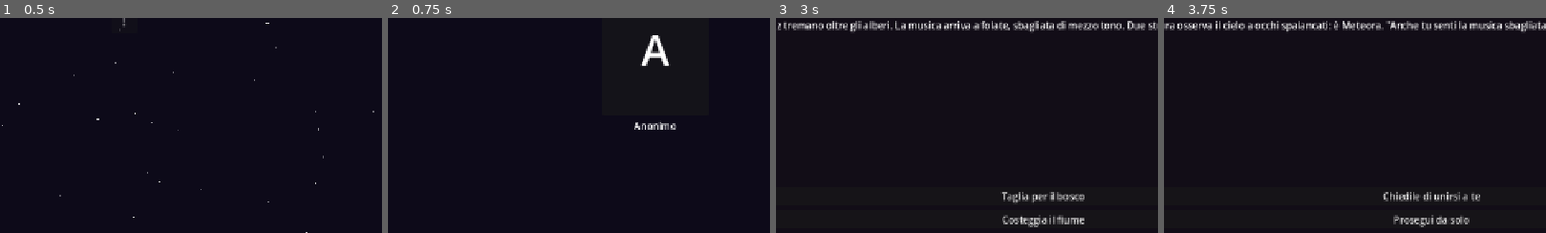
Above: before the commit, frames 1-4 (left to right).
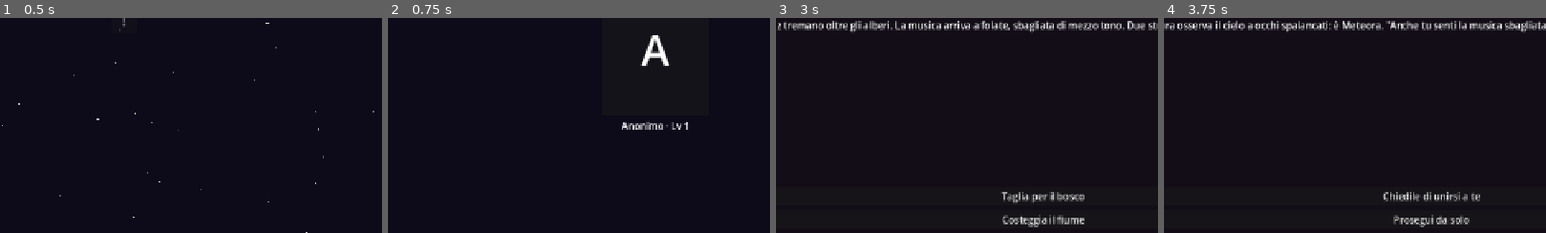
Above: after the commit, the same moments.

Repository: Rio-Chico-Devs/Carnivalz
Game: Godot game, scene res://scenes/Mappa.tscn
Same seed, same stepped clock (60 frames per second), same inputs: the game is played once before the commit and once after it.
Inputs:
- Up to frame 1 (0.5 s): no input
- Up to frame 2 (0.75 s): click "!" at 0.5 s
- Up to frame 3 (3 s): click "Torna alla mappa" at 1.25 s; click "!" at 2 s; click "Inizia il Carnivalz" at 2.75 s
- Up to frame 4 (3.75 s): click "Taglia per il bosco" at 3.5 s
The pictures show only the part of the screen within x 15-65%, y 41-91%; the shares and areas given below are measured in that part.

Frame 1 is identical in both runs. In frame 2, 0.4% of the frame differs, in the area x 61-79%, y 48-52%; in frame 3, less than 0.1%; in frame 4, nothing differs.

Commit message:
Combattimento a turni: velocita', rabbia, livelli
- scenes/Combattimento.tscn + scripts/Combattimento.gd: party e nemici in
  un'unica fila d'iniziativa ordinata per velocita', 1 attacco a testa per
  giro; lo status 'rabbia' (35%, su KO di un alleato) puo' concedere un
  attacco extra nello stesso turno
- Vita minimale: 5 HP, 1 danno; il danno subito dal party cala in
  proporzione al livello come probabilita' di assorbire il colpo
  ((livello-1) x 10%, tetto 50%); vittoria = +1 livello al party
- data/regole.json: tutti i numeri di bilanciamento, zero costanti nel codice
- Effetto 'combatti' sulle scelte (lista nemici + se_vinci/se_perdi),
  nodo 'sconfitta' nella campagna di prova; stat velocita' su classi e
  Imbonitore (velocita' 2: da solo vinci per un soffio, col party comodo)
- Ritratti con livello (menu selezione e lato party in combattimento)
- Tutta la casualita' passa dall'RNG seedato di GameState

Co-Authored-By: Claude Fable 5 <noreply@anthropic.com>
Claude-Session: https://claude.ai/code/session_01AE7uzpDH1Lo1PHb29aXJxZ

Diff:
--- a/data/classes.json
+++ b/data/classes.json
@@ -4,28 +4,32 @@
 		{
 			"id": "anonimo",
 			"nome": "Anonimo",
-			"hp": 22,
+			"hp": 5,
+			"velocita": 3,
 			"abilita": ["anonimato"],
 			"ritratto": "res://art/personaggi/anonimo.png"
 		},
 		{
 			"id": "insonne",
 			"nome": "Insonne",
-			"hp": 20,
+			"hp": 5,
+			"velocita": 4,
 			"abilita": ["veglia", "sesto_senso"],
 			"ritratto": "res://art/personaggi/insonne.png"
 		},
 		{
 			"id": "meteora",
 			"nome": "Meteora",
-			"hp": 16,
+			"hp": 5,
+			"velocita": 5,
 			"abilita": ["volo", "impatto"],
 			"ritratto": "res://art/personaggi/meteora.png"
 		},
 		{
 			"id": "guastatore",
 			"nome": "Guastatore",
-			"hp": 18,
+			"hp": 5,
+			"velocita": 2,
 			"abilita": ["scasso", "trappole"],
 			"ritratto": "res://art/personaggi/guastatore.png"
 		}
--- a/data/events.json
+++ b/data/events.json
@@ -40,7 +40,13 @@
 			"testo": "Al centro della pista, l'Imbonitore ti aspetta a braccia aperte. \"Benvenuto, Anonimo. Ti aspettavamo.\" Il Carnivalz trattiene il fiato.",
 			"centro": "imbonitore",
 			"scelte": [
-				{ "testo": "Affrontalo", "vai": "vittoria" }
+				{ "testo": "Affrontalo", "combatti": ["imbonitore"], "se_vinci": "vittoria", "se_perdi": "sconfitta" }
+			]
+		},
+		"sconfitta": {
+			"testo": "Ti risvegli fuori dal tendone, la testa che rimbomba come un tamburo. Il Carnivalz ti ha risputato fuori. Per stavolta.",
+			"scelte": [
+				{ "testo": "Torna alla mappa stellare", "reset": true }
 			]
 		},
 		"vittoria": {
--- a/data/personaggi.json
+++ b/data/personaggi.json
@@ -3,6 +3,8 @@
 		{
 			"id": "imbonitore",
 			"nome": "L'Imbonitore",
+			"hp": 5,
+			"velocita": 2,
 			"ritratto": "res://art/personaggi/imbonitore.png"
 		}
 	]
--- /dev/null
+++ b/data/regole.json
@@ -0,0 +1,8 @@
+{
+	"hp_base": 5,
+	"danno_attacco": 1,
+	"riduzione_danno_per_livello": 0.1,
+	"riduzione_danno_massima": 0.5,
+	"probabilita_attacco_extra_rabbia": 0.35,
+	"rabbia_su_ko_alleato": true
+}
--- /dev/null
+++ b/scenes/Combattimento.tscn
@@ -0,0 +1,68 @@
+[gd_scene load_steps=2 format=3]
+
+[ext_resource type="Script" path="res://scripts/Combattimento.gd" id="1_combattimento"]
+
+[node name="Combattimento" type="Control"]
+layout_mode = 3
+anchors_preset = 15
+anchor_right = 1.0
+anchor_bottom = 1.0
+grow_horizontal = 2
+grow_vertical = 2
+script = ExtResource("1_combattimento")
+
+[node name="Sfondo" type="ColorRect" parent="."]
+layout_mode = 1
+anchors_preset = 15
+anchor_right = 1.0
+anchor_bottom = 1.0
+grow_horizontal = 2
+grow_vertical = 2
+color = Color(0.09, 0.04, 0.07, 1)
+
+[node name="Margini" type="MarginContainer" parent="."]
+layout_mode = 1
+anchors_preset = 15
+anchor_right = 1.0
+anchor_bottom = 1.0
+grow_horizontal = 2
+grow_vertical = 2
+theme_override_constants/margin_left = 48
+theme_override_constants/margin_top = 32
+theme_override_constants/margin_right = 48
+theme_override_constants/margin_bottom = 32
+
+[node name="Colonna" type="VBoxContainer" parent="Margini"]
+layout_mode = 2
+theme_override_constants/separation = 16
+
+[node name="Campo" type="HBoxContainer" parent="Margini/Colonna"]
+layout_mode = 2
+
+[node name="Party" type="HBoxContainer" parent="Margini/Colonna/Campo"]
+unique_name_in_owner = true
+layout_mode = 2
+theme_override_constants/separation = 16
+
+[node name="Spazio" type="Control" parent="Margini/Colonna/Campo"]
+layout_mode = 2
+size_flags_horizontal = 3
+
+[node name="Nemici" type="HBoxContainer" parent="Margini/Colonna/Campo"]
+unique_name_in_owner = true
+layout_mode = 2
+theme_override_constants/separation = 16
+
+[node name="Diario" type="RichTextLabel" parent="Margini/Colonna"]
+unique_name_in_owner = true
+layout_mode = 2
+size_flags_vertical = 3
+bbcode_enabled = true
+scroll_following = true
+
+[node name="Azioni" type="HBoxContainer" parent="Margini/Colonna"]
+unique_name_in_owner = true
+layout_mode = 2
+custom_minimum_size = Vector2(0, 48)
+alignment = 1
+theme_override_constants/separation = 12
--- /dev/null
+++ b/scripts/Combattimento.gd
@@ -0,0 +1,175 @@
+extends Control
+
+# Combattimento a turni. Party e nemici in un'unica fila d'iniziativa
+# ordinata per velocità: il più veloce di tutti agisce per primo, 1 attacco
+# a testa per giro. Lo status "rabbia" può concedere (raramente) un attacco
+# extra nello stesso turno. Vita volutamente minima: pochi numeri, tutti in
+# data/regole.json. Il danno subìto dal party cala in proporzione al
+# livello, come probabilità di assorbire il colpo.
+
+signal azione_scelta(bersaglio: Dictionary)
+
+const SCENA_EVENTI := "res://scenes/Main.tscn"
+const SCENA_MAPPA := "res://scenes/Mappa.tscn"
+const SCENA_RITRATTO := preload("res://scenes/Ritratto.tscn")
+
+@onready var fila_party: HBoxContainer = %Party
+@onready var fila_nemici: HBoxContainer = %Nemici
+@onready var diario: RichTextLabel = %Diario
+@onready var azioni: HBoxContainer = %Azioni
+
+var combattenti: Array[Dictionary] = []
+var in_corso := true
+var giocatore_ha_vinto := false
+
+func _ready() -> void:
+	for id_classe in GameState.party:
+		aggiungi_combattente(id_classe, true)
+	for id_nemico in GameState.nemici_combattimento:
+		aggiungi_combattente(id_nemico, false)
+	combattenti.sort_custom(func(a, b): return a.velocita > b.velocita)
+	scrivi("[b]Il Carnivalz fa spazio: si combatte.[/b]")
+	esegui_scontro()
+
+func aggiungi_combattente(id_personaggio: String, giocatore: bool) -> void:
+	var dati: Dictionary = GameState.personaggi.get(id_personaggio, {})
+	var hp_max := int(dati.get("hp", GameState.regole.get("hp_base", 5)))
+	var scheda := VBoxContainer.new()
+	var ritratto := SCENA_RITRATTO.instantiate()
+	scheda.add_child(ritratto)
+	var vita := Label.new()
+	vita.horizontal_alignment = HORIZONTAL_ALIGNMENT_CENTER
+	scheda.add_child(vita)
+	if giocatore:
+		fila_party.add_child(scheda)
+		ritratto.mostra(id_personaggio, GameState.livello_di(id_personaggio))
+	else:
+		fila_nemici.add_child(scheda)
+		ritratto.mostra(id_personaggio)
+	var combattente := {
+		"indice": combattenti.size(),
+		"id": id_personaggio,
+		"nome": dati.get("nome", id_personaggio),
+		"hp": hp_max,
+		"hp_max": hp_max,
+		"velocita": int(dati.get("velocita", 3)),
+		"giocatore": giocatore,
+		"stati": [],
+		"scheda": scheda,
+		"etichetta_vita": vita,
+	}
+	combattenti.append(combattente)
+	aggiorna_scheda(combattente)
+
+func esegui_scontro() -> void:
+	while in_corso:
+		for combattente in combattenti:
+			if not in_corso:
+				break
+			if combattente.hp <= 0:
+				continue
+			await esegui_turno(combattente)
+			var prob_extra := float(GameState.regole.get("probabilita_attacco_extra_rabbia", 0.35))
+			if in_corso and combattente.hp > 0 and "rabbia" in combattente.stati \
+					and GameState.rng.randf() < prob_extra:
+				scrivi("%s è in preda alla rabbia e attacca di nuovo!" % combattente.nome)
+				await esegui_turno(combattente)
+	await get_tree().create_timer(1.4).timeout
+	_esci()
+
+func esegui_turno(attaccante: Dictionary) -> void:
+	evidenzia(attaccante)
+	var bersaglio: Dictionary
+	if attaccante.giocatore:
+		mostra_azioni()
+		bersaglio = await azione_scelta
+	else:
+		await get_tree().create_timer(0.8).timeout
+		var possibili := vivi(true)
+		bersaglio = possibili[GameState.rng.randi_range(0, possibili.size() - 1)]
+	attacca(attaccante, bersaglio)
+
+func mostra_azioni() -> void:
+	for figlio in azioni.get_children():
+		figlio.queue_free()
+	for nemico in vivi(false):
+		var bottone := Button.new()
+		bottone.text = "Attacca %s" % nemico.nome
+		bottone.pressed.connect(_scegli.bind(nemico))
+		azioni.add_child(bottone)
+
+func _scegli(bersaglio: Dictionary) -> void:
+	for figlio in azioni.get_children():
+		figlio.queue_free()
+	azione_scelta.emit(bersaglio)
+
+func attacca(attaccante: Dictionary, bersaglio: Dictionary) -> void:
+	var danno := int(GameState.regole.get("danno_attacco", 1))
+	if bersaglio.giocatore:
+		# il danno subìto cala in proporzione al livello
+		var riduzione := minf(
+			(GameState.livello_di(bersaglio.id) - 1)
+				* float(GameState.regole.get("riduzione_danno_per_livello", 0.1)),
+			float(GameState.regole.get("riduzione_danno_massima", 0.5)))
+		if GameState.rng.randf() < riduzione:
+			danno = 0
+	if danno <= 0:
+		scrivi("%s attacca %s, che assorbe il colpo!" % [attaccante.nome, bersaglio.nome])
+		return
+	bersaglio.hp = maxi(bersaglio.hp - danno, 0)
+	scrivi("%s attacca %s: %d danno." % [attaccante.nome, bersaglio.nome, danno])
+	aggiorna_scheda(bersaglio)
+	if bersaglio.hp <= 0:
+		_su_ko(bersaglio)
+
+func _su_ko(caduto: Dictionary) -> void:
+	scrivi("[i]%s è a terra![/i]" % caduto.nome)
+	if GameState.regole.get("rabbia_su_ko_alleato", false):
+		for alleato in vivi(caduto.giocatore):
+			if "rabbia" not in alleato.stati:
+				alleato.stati.append("rabbia")
+				scrivi("%s ribolle di rabbia!" % alleato.nome)
+	if vivi(false).is_empty():
+		giocatore_ha_vinto = true
+		in_corso = false
+		scrivi("[b]Vittoria! Il party guadagna esperienza.[/b]")
+	elif vivi(true).is_empty():
+		in_corso = false
+		scrivi("[b]Il party è a terra. Il Carnivalz ha vinto.[/b]")
+
+func vivi(giocatore: bool) -> Array[Dictionary]:
+	var risultato: Array[Dictionary] = []
+	for combattente in combattenti:
+		if combattente.giocatore == giocatore and combattente.hp > 0:
+			risultato.append(combattente)
+	return risultato
+
+func evidenzia(attivo: Dictionary) -> void:
+	for combattente in combattenti:
+		if combattente.hp <= 0:
+			continue
+		var suo_turno: bool = combattente.indice == attivo.indice
+		combattente.scheda.modulate = Color.WHITE if suo_turno else Color(1, 1, 1, 0.65)
+
+func aggiorna_scheda(combattente: Dictionary) -> void:
+	if combattente.hp <= 0:
+		combattente.etichetta_vita.text = "KO"
+		combattente.scheda.modulate = Color(0.5, 0.4, 0.4, 0.5)
+	else:
+		combattente.etichetta_vita.text = "♥ %d/%d" % [combattente.hp, combattente.hp_max]
+
+func scrivi(riga: String) -> void:
+	diario.append_text(riga + "\n")
+
+func _esci() -> void:
+	if giocatore_ha_vinto:
+		GameState.premia_vittoria()
+		GameState.nodo_corrente = GameState.nodo_se_vinci
+		get_tree().change_scene_to_file(SCENA_EVENTI)
+	elif GameState.nodo_se_perdi != "":
+		GameState.nodo_corrente = GameState.nodo_se_perdi
+		GameState.annulla_combattimento()
+		get_tree().change_scene_to_file(SCENA_EVENTI)
+	else:
+		GameState.reset_campagna()
+		get_tree().change_scene_to_file(SCENA_MAPPA)
--- a/scripts/GameState.gd
+++ b/scripts/GameState.gd
@@ -1,11 +1,13 @@
 extends Node
 
 # Autoload: stato di gioco e regole. Niente contenuti hardcodati:
-# classi, personaggi, eventi e mappa vivono nei JSON sotto data/.
+# classi, personaggi, eventi, mappa e numeri di bilanciamento vivono
+# nei JSON sotto data/.
 
 const PERCORSO_CLASSI := "res://data/classes.json"
 const PERCORSO_PERSONAGGI := "res://data/personaggi.json"
 const PERCORSO_MAPPA := "res://data/mappa.json"
+const PERCORSO_REGOLE := "res://data/regole.json"
 
 # Unica fonte di casualità del gioco: sempre seedata, per determinismo
 # e sync multiplayer futuro.
@@ -13,21 +15,28 @@
 var seed_partita: int = 0
 
 var classi: Dictionary = {}
-var personaggi: Dictionary = {}      # classi + NPC (per ritratti e dialoghi)
+var personaggi: Dictionary = {}      # classi + NPC (ritratti, dialoghi, stat)
+var regole: Dictionary = {}
 var id_protagonista: String = ""
 
 var classi_sbloccate: Array[String] = []  # roster: persiste tra le campagne
 var party: Array[String] = []             # scelto a inizio campagna
 var inventario: Array[String] = []
+var livelli: Dictionary = {}              # id classe -> livello (default 1)
 
 var eventi: Dictionary = {}
 var nodo_corrente: String = ""
 var carnivalz_corrente: String = ""
 
+var nemici_combattimento: Array = []
+var nodo_se_vinci: String = ""
+var nodo_se_perdi: String = ""
+
 func _ready() -> void:
 	imposta_seed(int(Time.get_unix_time_from_system()))
 	carica_classi()
 	carica_personaggi()
+	carica_regole()
 	nuova_partita()
 
 func imposta_seed(nuovo_seed: int) -> void:
@@ -61,6 +70,10 @@
 		for personaggio in dati.get("personaggi", []):
 			personaggi[personaggio["id"]] = personaggio
 
+func carica_regole() -> void:
+	var dati: Variant = carica_json(PERCORSO_REGOLE)
+	regole = dati if dati is Dictionary else {}
+
 func carica_mappa() -> Dictionary:
 	var dati: Variant = carica_json(PERCORSO_MAPPA)
 	return dati if dati is Dictionary else {}
@@ -69,12 +82,14 @@
 	classi_sbloccate.clear()
 	party.clear()
 	inventario.clear()
+	livelli.clear()
 	if id_protagonista != "":
 		classi_sbloccate.append(id_protagonista)
 		party.append(id_protagonista)
 	eventi.clear()
 	nodo_corrente = ""
 	carnivalz_corrente = ""
+	annulla_combattimento()
 
 func avvia_carnivalz(id_punto: String, file_eventi: String) -> bool:
 	var dati: Variant = carica_json(file_eventi)
@@ -90,6 +105,9 @@
 		if abilita in classi.get(id_classe, {}).get("abilita", []):
 			return true
 	return false
+
+func livello_di(id_classe: String) -> int:
+	return int(livelli.get(id_classe, 1))
 
 func sblocca_classe(id_classe: String) -> void:
 	if classi.has(id_classe) and id_classe not in classi_sbloccate:
@@ -111,11 +129,27 @@
 	if id_oggetto not in inventario:
 		inventario.append(id_oggetto)
 
+func prepara_combattimento(nemici: Array, se_vinci: String, se_perdi: String) -> void:
+	nemici_combattimento = nemici.duplicate()
+	nodo_se_vinci = se_vinci
+	nodo_se_perdi = se_perdi
+
+func premia_vittoria() -> void:
+	for id_classe in party:
+		livelli[id_classe] = livello_di(id_classe) + 1
+	annulla_combattimento()
+
+func annulla_combattimento() -> void:
+	nemici_combattimento = []
+	nodo_se_vinci = ""
+	nodo_se_perdi = ""
+
 func reset_campagna() -> void:
-	# fine campagna: roster e zaino restano, il party si scioglie
+	# fine campagna: roster, zaino e livelli restano, il party si scioglie
 	party.clear()
 	if id_protagonista != "":
 		party.append(id_protagonista)
 	eventi.clear()
 	nodo_corrente = ""
 	carnivalz_corrente = ""
+	annulla_combattimento()
--- a/scripts/Main.gd
+++ b/scripts/Main.gd
@@ -10,6 +10,7 @@
 # centro e i due spazi laterali spariscono.
 
 const SCENA_MAPPA := "res://scenes/Mappa.tscn"
+const SCENA_COMBATTIMENTO := "res://scenes/Combattimento.tscn"
 const EVENTI_DEBUG := "res://data/events.json"
 
 @onready var slot_sinistra = %SlotSinistra
@@ -65,6 +66,11 @@
 		GameState.aggiungi_oggetto(scelta["oggetto"])
 	if scelta.has("lascia"):
 		GameState.rimuovi_classe(scelta["lascia"])
+	if scelta.has("combatti"):
+		GameState.prepara_combattimento(scelta["combatti"],
+				scelta.get("se_vinci", ""), scelta.get("se_perdi", ""))
+		get_tree().change_scene_to_file(SCENA_COMBATTIMENTO)
+		return
 	if scelta.get("reset", false):
 		GameState.reset_campagna()
 		get_tree().change_scene_to_file(SCENA_MAPPA)
--- a/scripts/Ritratto.gd
+++ b/scripts/Ritratto.gd
@@ -7,10 +7,10 @@
 @onready var iniziale: Label = %Iniziale
 @onready var etichetta_nome: Label = %Nome
 
-func mostra(id_personaggio: String) -> void:
+func mostra(id_personaggio: String, livello: int = 0) -> void:
 	var personaggio: Dictionary = GameState.personaggi.get(id_personaggio, {})
 	var nome: String = personaggio.get("nome", id_personaggio)
-	etichetta_nome.text = nome
+	etichetta_nome.text = nome if livello <= 0 else "%s · Lv %d" % [nome, livello]
 	var percorso: String = personaggio.get("ritratto", "")
 	if percorso != "" and ResourceLoader.exists(percorso):
 		immagine.texture = load(percorso)
--- a/scripts/Selezione.gd
+++ b/scripts/Selezione.gd
@@ -20,7 +20,7 @@
 	for id_classe in GameState.classi_sbloccate:
 		var carta := SCENA_RITRATTO.instantiate()
 		lista.add_child(carta)
-		carta.mostra(id_classe)
+		carta.mostra(id_classe, GameState.livello_di(id_classe))
 		carta.mouse_filter = Control.MOUSE_FILTER_STOP
 		carta.gui_input.connect(_su_carta.bind(id_classe))
 		carte[id_classe] = carta
Not shown, changed: README.md
